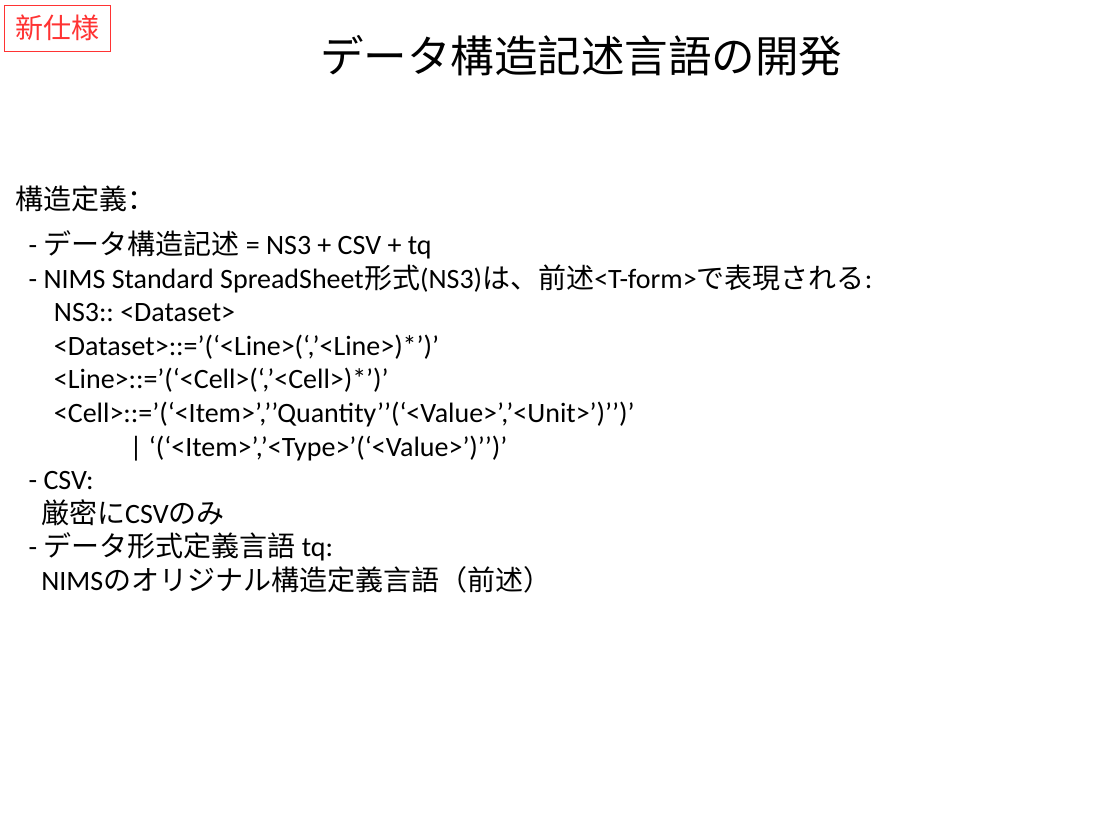
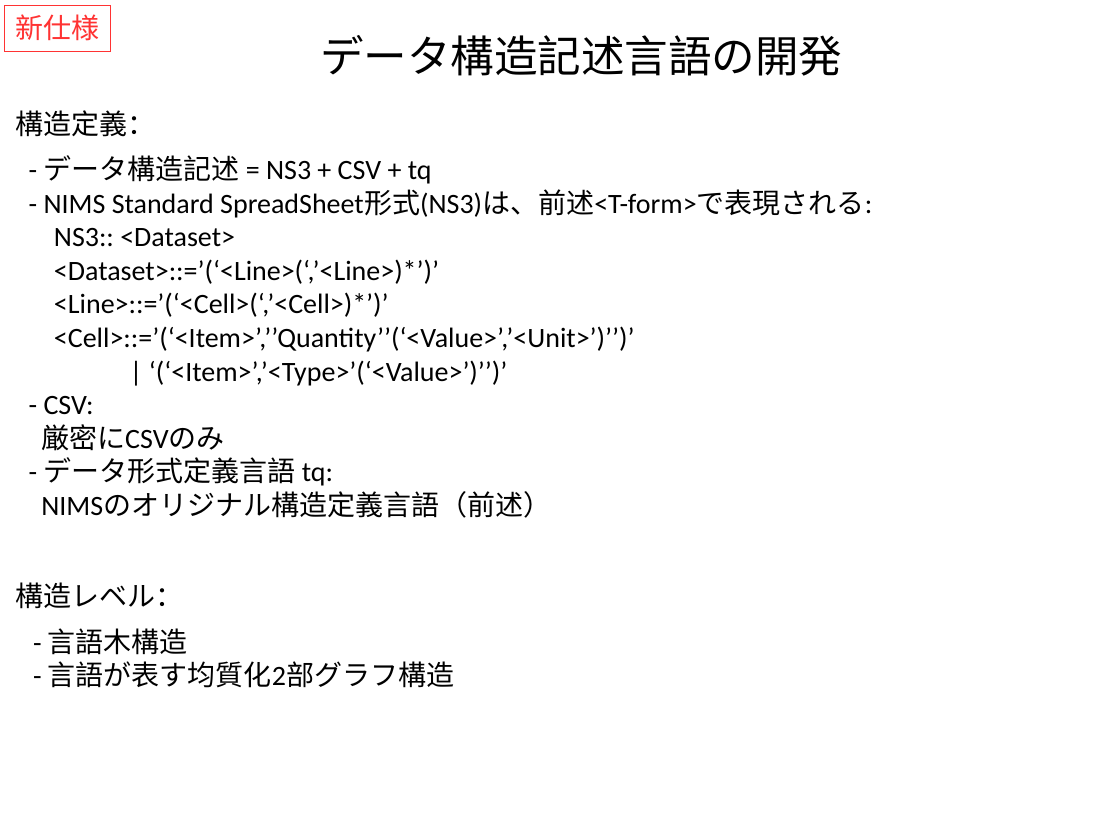
Before and after one commit to kouamano/RECURSIVE-SYSTEM, a slide deck: slide 2 of Document/tq_op_example.pptx. Drawn at 1120x840 pixels with LibreOffice and Linux fonts; fonts in the diff are those of the drawing. Boxes give left, top, right and bottom in pixels: in the first picture for what was removed or moved away, otherwise in the second. Text is boxed around its words. In the diff, an @@ line names an element or a change of style, - is before the commit and + after.

```diff
--- a/Document/tq_op_example.pptx
+++ b/Document/tq_op_example.pptx
@@ text "構造定義：": place and size @@
-text "構造定義：" at (15, 185, 155, 212)
+text "構造定義：" at (15, 110, 155, 137)
@@ text "- データ構造記述 = NS3 + ...": place and size @@
-text "- データ構造記述 = NS3 + ..." at (41, 230, 872, 593)
+text "- データ構造記述 = NS3 + ..." at (41, 155, 872, 518)
@@ text added at (16, 582, 184, 609), 18 pt, text #000000 @@
+構造レベル：
@@ text added at (48, 628, 454, 688), 18 pt, text #000000 @@
+- 言語木構造
+- 言語が表す均質化2部グラフ構造
```
Also in this commit, not shown: 1 slide added, 8 slides removed, 1 other file.
